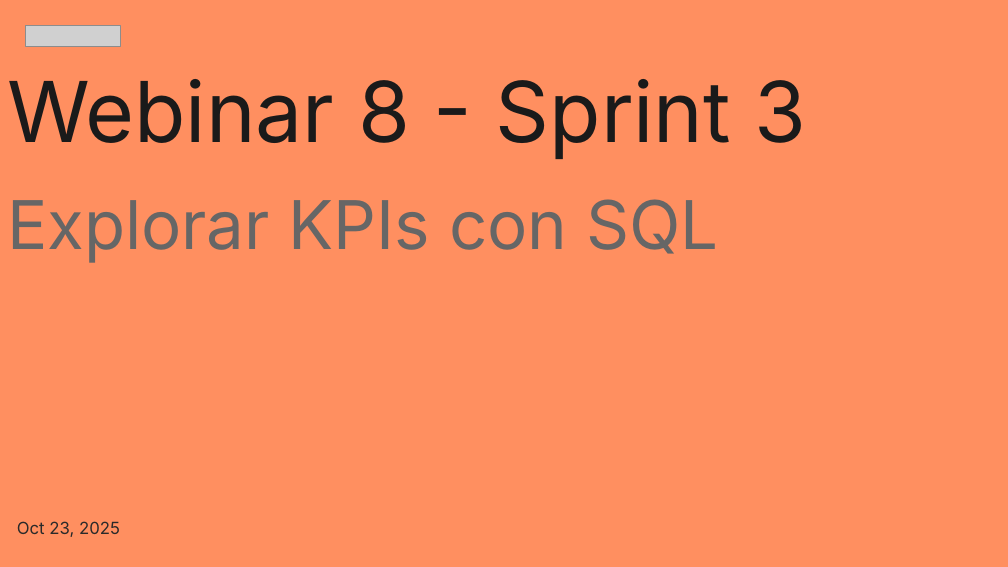
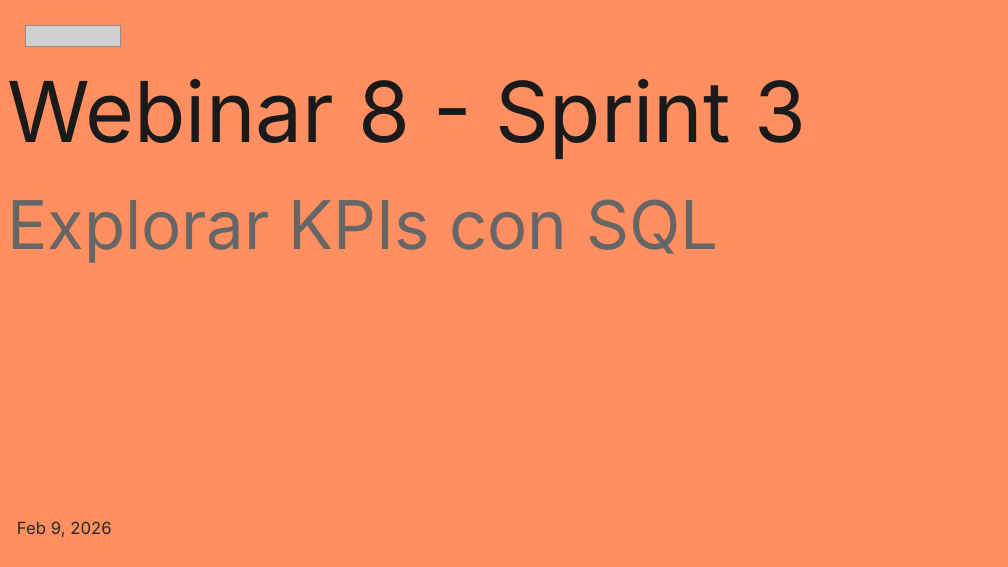
Before and after one commit to zyntonyson/bootcamp_ds_da, a slide deck: slide 1 of 03-da-v8-explora-kpis-sql/08-SQL.pptx. Drawn at 1008x567 pixels with LibreOffice and Linux fonts; fonts in the diff are those of the drawing; grey boxes stand for pictures. Boxes give left, top, right and bottom in pixels: in the first picture for what was removed or moved away, otherwise in the second. Text is boxed around its words. In the diff, an @@ line names an element or a change of style, - is before the commit and + after.

```diff
--- a/03-da-v8-explora-kpis-sql/08-SQL.pptx
+++ b/03-da-v8-explora-kpis-sql/08-SQL.pptx
@@ subtitle at (17, 521, 111, 537): text changed @@
-Oct 23, 2025
+Feb 9, 2026
```
Also in this commit, not shown: 2 other slides changed, 3 other files.
